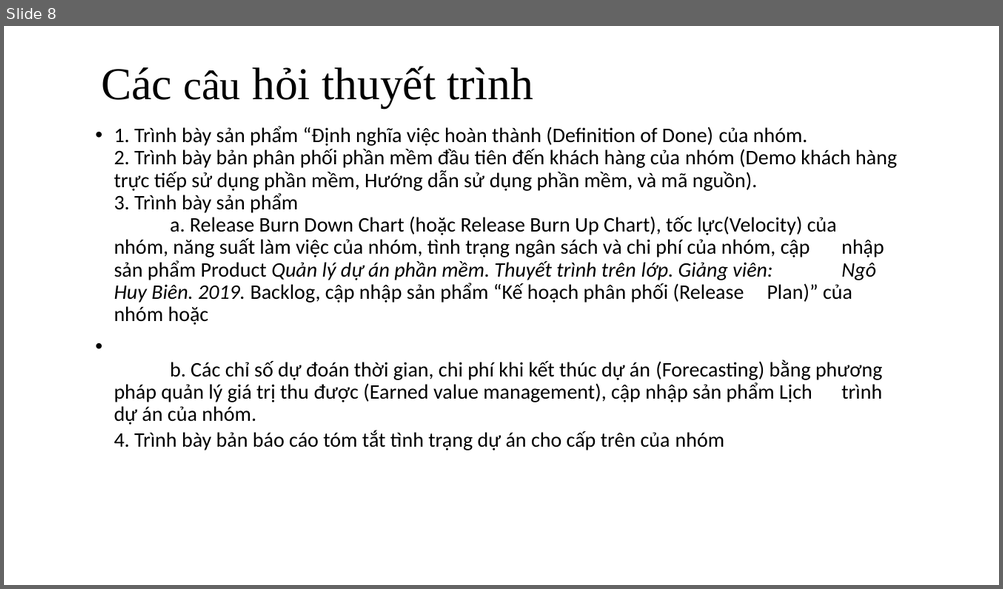
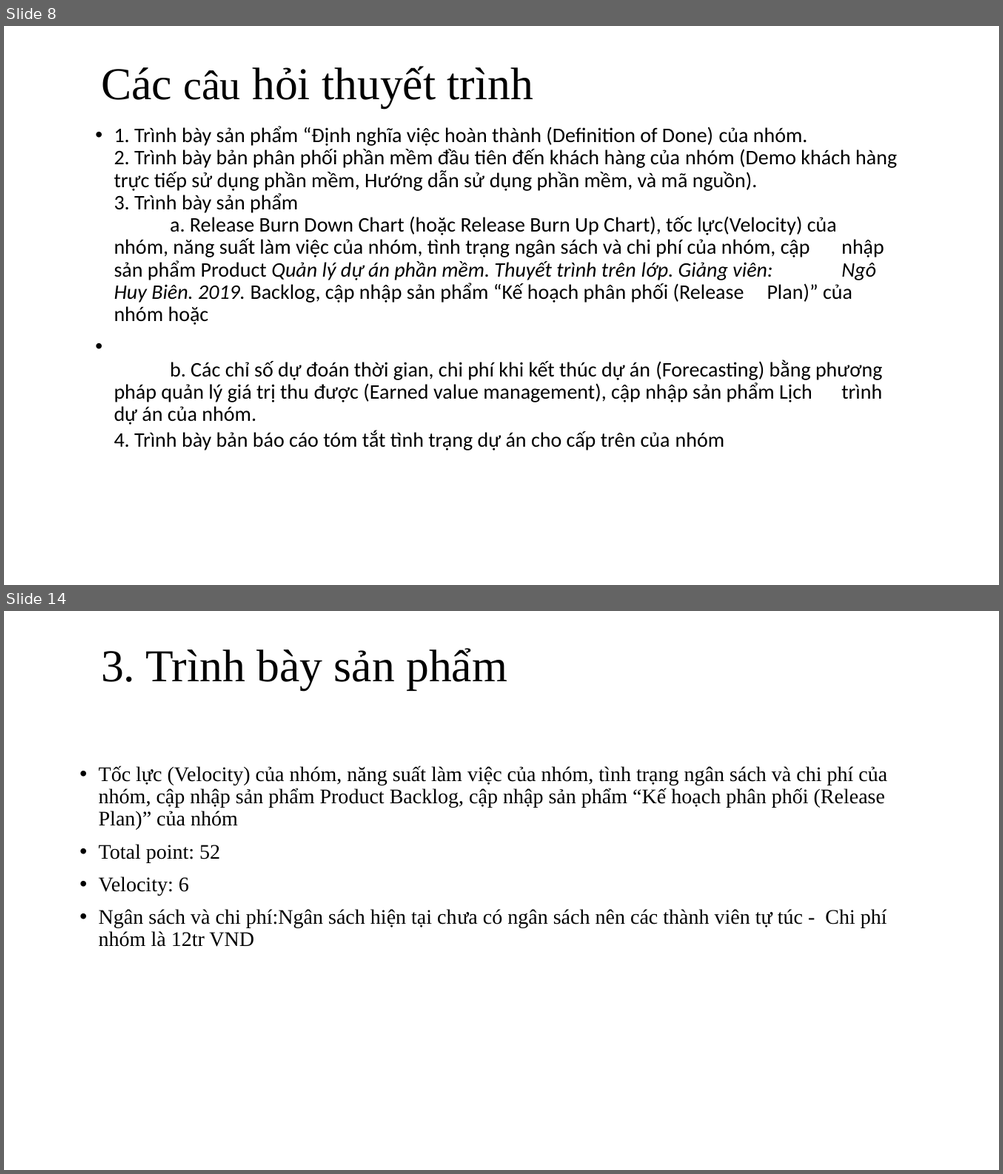
Before and after one commit to huynhquangminh/18HCB_QuanLyQuyTrinhPhanMem, a slide deck: Documents/Tuan5/Nhom_3_Tuan_5.pptx. Shown one above the other, each under a label of ours: slide 8 before the commit, slides 8 and 14 after it; the slides between them are not shown. The pictures are 1003x589 and 1003x1174 pixels, drawn with LibreOffice and Linux fonts; fonts in the diff are those of the drawing. Boxes give left, top, right and bottom in pixels: in the first picture for what was removed or moved away, otherwise in the second. Text is boxed around its words. In the diff, an @@ line names an element or a change of style, - is before the commit and + after.

Commit message:
Cập nhật thành viên và tạo DOD

```diff
--- a/Documents/Tuan5/Nhom_3_Tuan_5.pptx
+++ b/Documents/Tuan5/Nhom_3_Tuan_5.pptx
@@ slide 14 added at (x1=4, y1=611, x2=999, y2=1170), background #FFFFFF @@
@@ title added at (x1=101, y1=648, x2=507, y2=690), 44 pt, text #000000 @@
+3. Trình bày sản phẩm
@@ text added at (x1=99, y1=766, x2=887, y2=947), 20 pt, text #000000 @@
+• Tốc lực (Velocity) của nhóm, năng suất làm việc của nhóm, tình trạng ngân sách và chi phí của nhóm, cập nhập sản phẩm Product Backlog, cập nhập sản phẩm “Kế hoạch phân phối (Release Plan)” của nhóm
+• Total point: 52
+• Velocity: 6
+• Ngân sách và chi phí:Ngân sách hiện tại chưa có ngân sách nên các thành viên tự túc - Chi phí nhóm là 12tr VND
```
Also in this commit, not shown: 5 slides changed, 4 other slides added, 1 slide removed, 4 other files.
